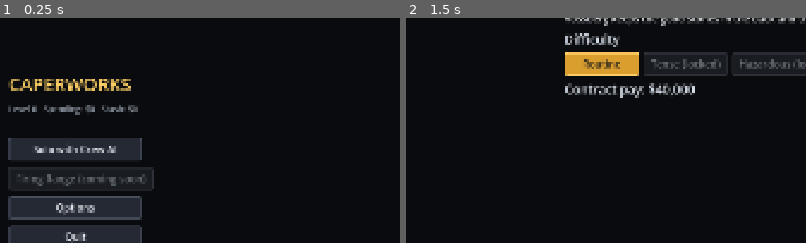
Above: before the commit, frames 1-2 (left to right).
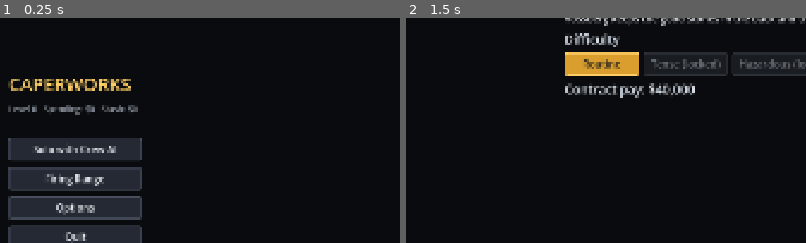
Above: after the commit, the same moments.

Repository: LeviticusFigglebottom/Claude-N-Capers
Game: Godot game, scene res://core/boot.tscn
The game is run twice, just before and just after one commit, with the same random seed, the same clock (stepped at 60 frames per second) and the same inputs.
Inputs:
- Up to frame 1 (0.25 s): no input
- Up to frame 2 (1.5 s): click "Solo with Crew AI" at 0.5 s; click "Glasshouse" at 1.25 s
The pictures show only the part of the screen within x 2-52%, y 18-68%; the shares and areas given below are measured in that part.

The runs differ from the first frame. In frame 1, 1.2% of the frame differs, in the area x 2-39%, y 66-76%; in frame 2, nothing differs.

Commit message:
[B1-05] main menu opens the firing range; opaque range panels
Co-Authored-By: Claude Opus 5.5 <noreply@anthropic.com>
Claude-Session: https://claude.ai/code/session_01UY8DitCKjvthQK7cYwvcja

Diff:
--- a/game/content/range/range_overlay.gd
+++ b/game/content/range/range_overlay.gd
@@ -305,7 +305,6 @@
 ## A full-height scrolling HUD panel on the left or right edge; returns its content box.
 func _side_panel(left: bool, width: int) -> VBoxContainer:
 	var panel: PanelContainer = PanelContainer.new()
-	panel.theme_type_variation = UiBuild.HUD_PANEL
 	panel.anchor_left = 0.0 if left else 1.0
 	panel.anchor_right = panel.anchor_left
 	panel.anchor_top = 0.0
--- a/game/content/ui/menus/main_menu.gd
+++ b/game/content/ui/menus/main_menu.gd
@@ -1,4 +1,4 @@
-## Main menu: Play solo, Firing Range (coming soon), Settings (stub), Quit. Owner: ENV B.
+## Main menu: Play solo, Firing Range, Settings (stub), Quit. Owner: ENV B.
 ## Shows the profile's level and money. Signals are handled by MenuFlow.
 class_name MainMenu
 extends UiScreen
@@ -26,9 +26,7 @@
 	spacer.custom_minimum_size = Vector2(0, 24)
 	root.add_child(spacer)
 	play_button = UiBuild.button(&"ui.menu.solo")
-	range_button = UiBuild.button(&"ui.menu.firing_range_soon")
-	range_button.disabled = true
-	range_button.tooltip_text = UiText.t(&"ui.menu.coming_soon")
+	range_button = UiBuild.button(&"ui.menu.firing_range")
 	settings_button = UiBuild.button(&"ui.menu.options")
 	quit_button = UiBuild.button(&"ui.menu.quit")
 	for b: Button in [play_button, range_button, settings_button, quit_button]:
--- a/game/content/ui/menus/menu_flow.gd
+++ b/game/content/ui/menus/menu_flow.gd
@@ -16,6 +16,7 @@
 const STUB_SCENE: PackedScene = preload("res://content/ui/menus/stub_screen.tscn")
 const PAYDAY_SCENE: PackedScene = preload("res://content/ui/results/payday.tscn")
 const HUD_SCENE: PackedScene = preload("res://content/ui/hud/hud.tscn")
+const RANGE_SCENE: PackedScene = preload("res://content/range/firing_range.tscn")
 
 var main_menu: MainMenu
 var heist_select: HeistSelect
@@ -23,6 +24,7 @@
 var stub_screen: StubScreen
 var payday: PaydayScreen
 var current: Control
+var firing_range: FiringRange = null
 var runtime: Object = null
 var _heist_id: StringName = &""
 var _difficulty: int = Enums.Difficulty.ROUTINE
@@ -42,6 +44,7 @@
 	heist_select = _add(SELECT_SCENE) as HeistSelect
 	stub_screen = _add(STUB_SCENE) as StubScreen
 	main_menu.play_solo_requested.connect(show_screen.bind(heist_select))
+	main_menu.firing_range_requested.connect(open_firing_range)
 	main_menu.settings_requested.connect(_show_stub.bind(&"ui.menu.settings_soon", false))
 	main_menu.quit_requested.connect(get_tree().quit)
 	heist_select.back_requested.connect(show_screen.bind(main_menu))
@@ -84,6 +87,28 @@
 	loadout_screen.back_requested.connect(show_screen.bind(heist_select))
 	loadout_screen.launch_requested.connect(_on_launch_requested)
 	show_screen(loadout_screen)
+
+
+## Firing range (B1-05): a 3D scene added next to the flow; the menu hides until it exits.
+## Starts with the profile's resolved loadout (any weapon/mod can be swapped in-range, P7).
+func open_firing_range() -> void:
+	if firing_range != null:
+		return
+	var range_scene: FiringRange = RANGE_SCENE.instantiate() as FiringRange
+	range_scene.setup(LoadoutResolver.resolve(SaveService.load_profile().loadout))
+	range_scene.exit_requested.connect(close_firing_range)
+	firing_range = range_scene
+	visible = false
+	get_parent().add_child.call_deferred(range_scene)
+
+
+func close_firing_range() -> void:
+	if firing_range == null:
+		return
+	firing_range.queue_free()
+	firing_range = null
+	visible = true
+	show_screen(main_menu)
 
 
 func _on_launch_requested(loadout: Loadout) -> void:
--- a/game/tests/b/test_app_shell.gd
+++ b/game/tests/b/test_app_shell.gd
@@ -174,3 +174,23 @@
 	list.heists = {&"glasshouse": {"solo_ai_teammates": 1}}
 	assert_eq(list.solo_ai_for(&"glasshouse"), 1)
 	assert_eq(list.solo_ai_for(&"other"), 3)
+
+
+# --- firing range entry (B1-05) ---
+
+func test_main_menu_opens_and_closes_firing_range() -> void:
+	var f: MenuFlow = _flow()
+	await wait_frames(2)
+	f.main_menu.range_button.pressed.emit()
+	await wait_frames(3)
+	assert_true(f.firing_range != null and f.firing_range.is_inside_tree(), "range entered")
+	assert_false(f.visible, "menus hidden while in range")
+	var r: FiringRange = f.firing_range
+	r.exit_requested.emit()
+	await wait_frames(2)
+	assert_true(f.firing_range == null, "range closed")
+	assert_false(is_instance_valid(r), "range freed")
+	assert_true(f.visible, "menus visible again")
+	assert_eq(f.current, f.main_menu, "back on the main menu")
+	f.queue_free()
+	await wait_frames(1)
--- a/game/tests/b/test_ui_scenes.gd
+++ b/game/tests/b/test_ui_scenes.gd
@@ -39,11 +39,11 @@
 		await wait_frames(1)
 
 
-func test_main_menu_focus_and_disabled_range() -> void:
+func test_main_menu_focus_and_range_enabled() -> void:
 	var m: MainMenu = (load("res://content/ui/menus/main_menu.tscn") as PackedScene).instantiate() as MainMenu
 	add_child(m)
 	await wait_frames(2)
-	assert_true(m.range_button.disabled, "firing range is coming soon")
+	assert_false(m.range_button.disabled, "firing range is available (B1-05)")
 	assert_true(m.play_button.has_focus(), "first button has focus for gamepad/keyboard")
 	assert_false(m.play_button.focus_neighbor_bottom.is_empty(), "focus chain set")
 	m.queue_free()
